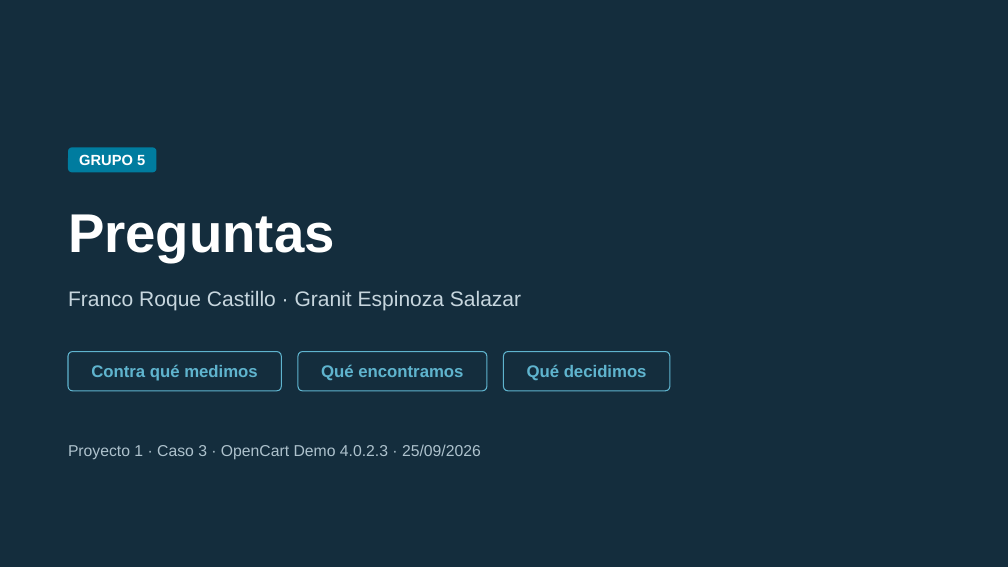
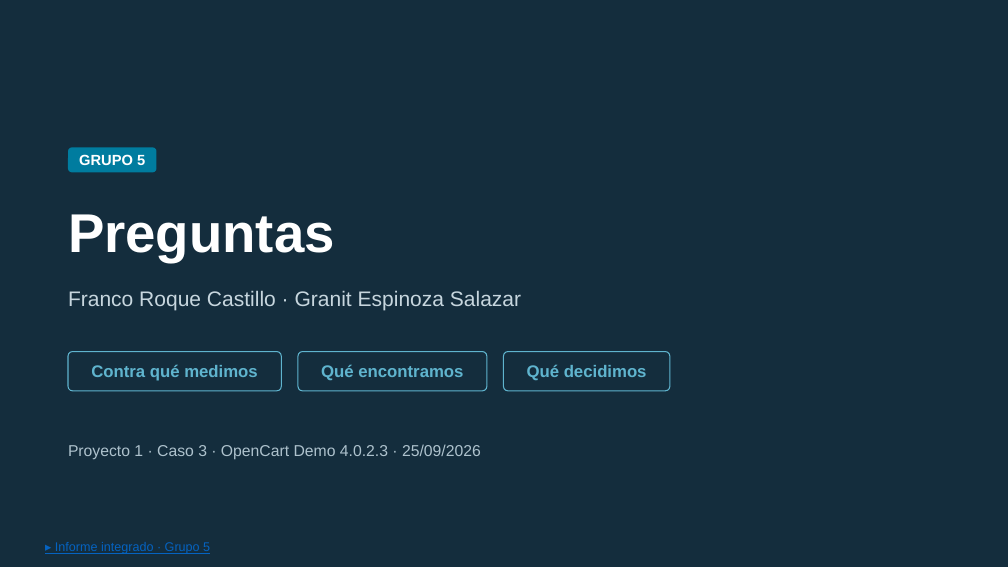
Before and after one commit to usuariogranit/Proyecto1_Caso3_OpenCart, a slide deck: slide 17 of entrega/Proyecto1_Caso3_Grupo5/Proyecto1_Caso3_Grupo5_Exposicion_FINAL.pptx. Drawn at 1008x567 pixels with LibreOffice and Linux fonts; fonts in the diff are those of the drawing. Boxes give left, top, right and bottom in pixels: in the first picture for what was removed or moved away, otherwise in the second. Text is boxed around its words. In the diff, an @@ line names an element or a change of style, - is before the commit and + after.

Commit message:
Presentacion final con 36 enlaces al informe: pie por lamina e identificadores de caso y de defecto

```diff
--- a/entrega/Proyecto1_Caso3_Grupo5/Proyecto1_Caso3_Grupo5_Exposicion_FINAL.pptx
+++ b/entrega/Proyecto1_Caso3_Grupo5/Proyecto1_Caso3_Grupo5_Exposicion_FINAL.pptx
@@ text added at [55,542,210,554], 12 pt, text #0563C1, underline @@
+▸ Informe integrado · Grupo 5
```
Also in this commit, not shown: 16 other slides changed, 1 other file.
